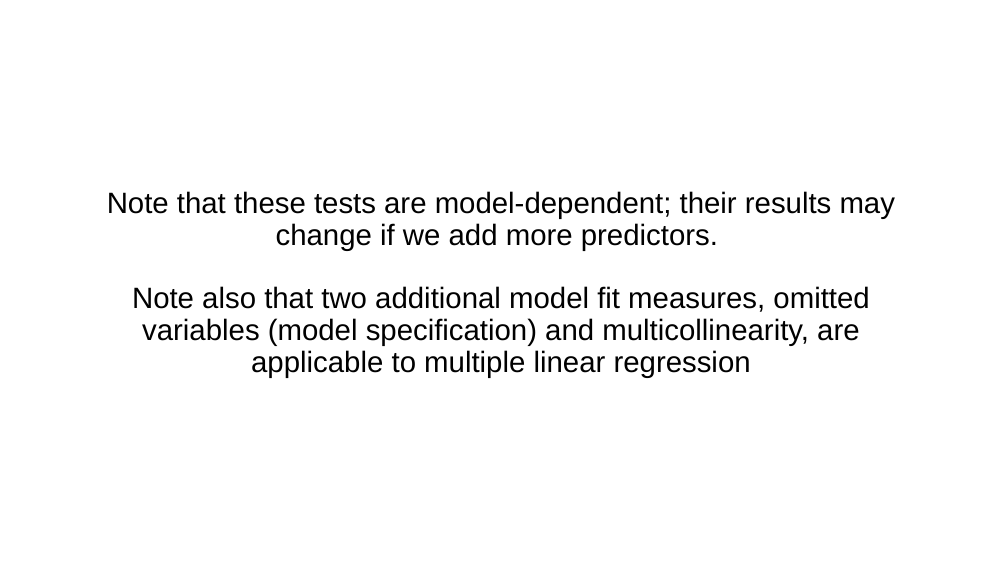
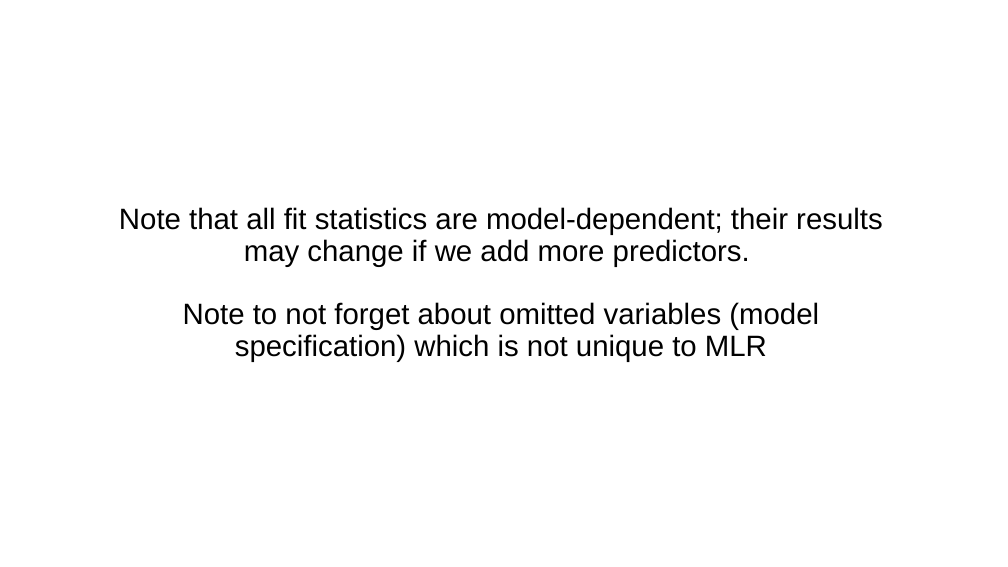
Before and after one commit to issues-osu/statsii-spring2026, a slide deck: slide 71 of slides/Effect_Sizes/Effect Size, Confidence Intervals, and Diagnostic.pptx (slide 67 before the commit). Drawn at 1008x567 pixels with LibreOffice and Linux fonts; fonts in the diff are those of the drawing. Boxes give left, top, right and bottom in pixels: in the first picture for what was removed or moved away, otherwise in the second. Text is boxed around its words. In the diff, an @@ line names an element or a change of style, - is before the commit and + after.

```diff
--- a/slides/Effect_Sizes/Effect Size, Confidence Intervals, and Diagnostic.pptx
+++ b/slides/Effect_Sizes/Effect Size, Confidence Intervals, and Diagnostic.pptx
@@ title at <box>119,207,883,362</box>: text changed @@
-Note that these tests are model-dependent; their results may change if we add more predictors.
-Note also that two additional model fit measures, omitted variables (model specification) and multicollinearity, are applicable to multiple linear regression
+Note that all fit statistics are model-dependent; their results may change if we add more predictors.
+Note to not forget about omitted variables (model specification) which is not unique to MLR
```
Also in this commit, not shown: 18 other slides changed, 14 slides added, 2 slides removed, 2 other files.
